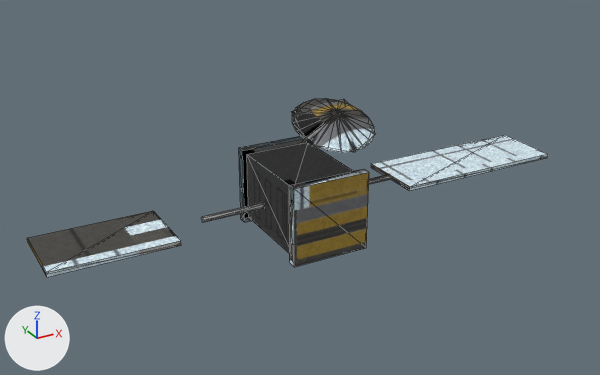
What one commit did to the glTF model tools/asset_factory/deliveries/parti1/sd_prop_sat1.glb.
Rendered twice from a 50 mm lens placed at (-0.691, -1.162, 0.554), pointed at (-0.047, 0.009, -0.031). Arrows for +X, +Y and +Z are at lower left; the lights stay in place. The first picture is the older version. Mesh edges are drawn as thin lines. Where no turn or scale is listed for an object, it has been applied to the vertices. Vertices at exactly the same position are counted once.

Names of what the first picture shows: 'LOD0_body', 'LOD1_body'.
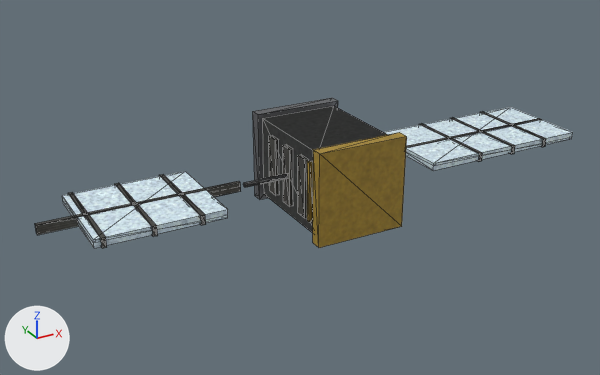
Changed parts and their boxes [x1, y1, x2, y2] in the pictures (600 x 375 px; the box of a moved part takes in the faces that stretch with it):
'LOD0_body', reshaped (16% shorter)
    before: [27, 98, 548, 277]
    after: [35, 98, 573, 248]
'LOD1_body', reshaped
    before: [218, 99, 390, 246]
    after: [73, 101, 546, 233]
part 1 of me_lod0_body, moved or reshaped (not visible afterwards)
    before: [247, 142, 353, 253]
part 2 of me_lod0_body, added
    after: [35, 181, 241, 235]
part 3 of me_lod0_body, added
    after: [406, 118, 540, 147]
part 4 of me_lod0_body, moved or reshaped
    before: [289, 169, 369, 267]
    after: [313, 132, 407, 248]
part 5 of me_lod0_body, added
    after: [384, 107, 573, 171]
part 6 of me_lod0_body, added
    after: [62, 171, 228, 248]
part 7 of me_lod0_body, moved or reshaped
    before: [239, 136, 307, 222]
    after: [253, 98, 338, 199]
part 8 of me_lod0_body, moved or reshaped (not visible afterwards)
    before: [369, 175, 391, 184]
part 9 of me_lod0_body, moved or reshaped
    before: [201, 203, 264, 222]
    after: [243, 174, 287, 187]
part 10 of me_lod0_body, deleted
    before: [292, 98, 374, 152]
part 11 of me_lod0_body, deleted
    before: [371, 135, 548, 191]
part 12 of me_lod0_body, deleted
    before: [27, 211, 181, 277]
part 13 of me_lod0_body, added
    after: [269, 135, 312, 222]
part 14 of me_lod0_body, added
    after: [68, 174, 206, 248]
part 15 of me_lod0_body, added
    after: [419, 112, 546, 162]
part 16 of me_lod1_body, moved or reshaped (not visible before)
    after: [263, 106, 388, 233]
part 17 of me_lod1_body, deleted
    before: [218, 99, 390, 246]
part 18 of me_lod1_body, added
    after: [73, 101, 546, 230]

The change, as a diff of the scene's bpy script:
```diff
--- a/tools/asset_factory/deliveries/parti1/sd_prop_sat1.glb.py
+++ b/tools/asset_factory/deliveries/parti1/sd_prop_sat1.glb.py
@@ me_lod0_body @@
-me_lod0_body.from_pydata(...)  # 120 vertices, 180 faces; spans x -0.5..0.5, y -0.138..0.138, z -0.134..0.134
+me_lod0_body.from_pydata(...)  # 200 vertices, 244 faces; spans x -0.5..0.5, y -0.119..0.119, z -0.082..0.082
+# me_lod0_body part 1: the loose piece of 8 vertices spanning x -0.096..0.032, y -0.058..0.121, z -0.125..0.002 is scaled about its middle by (1.15, 1.1, 1.15), then moved by (0.032, -0.032, 0.062)
+# me_lod0_body part 2: a new loose piece, a box spanning x -0.5..-0.1667, y -0.0035..0.0035, z -0.0081..0.0081, in mat_mat_body
+# me_lod0_body part 3: the loose piece of 8 vertices spanning x -0.096..0.032, y -0.058..0.121, z -0.125..0.002 is copied, and the copy is scaled about its middle by (2.61, 0.0393, 0.126), then moved by (0.365, -0.032, 0.062); it spans x 0.167..0.5, y -0.004..0.004, z -0.008..0.008
+# me_lod0_body part 4: the loose piece of 8 vertices spanning x -0.104..0.04, y -0.075..-0.058, z -0.134..0.011 is scaled about its middle by (1.14, 1.24, 1.14), then moved by (0.032, -0.043, 0.062)
+# me_lod0_body part 5: a new loose piece, a box spanning x 0.167..0.5, y -0.088..0.088, z -0.007..0.007, in mat_mat_body
+# me_lod0_body part 6: a new loose piece, a box spanning x -0.439..-0.228, y -0.088..0.088, z -0.007..0.007, in mat_mat_body
+# me_lod0_body part 7: the loose piece of 8 vertices spanning x -0.104..0.04, y 0.121..0.138, z -0.134..0.011 is scaled about its middle by (1.14, 1.24, 1.14), then moved by (0.032, -0.021, 0.062)
+# me_lod0_body part 8: the loose piece of 16 vertices spanning x 0.045..0.16, y 0.027..0.037, z -0.067..-0.056 is scaled about its middle by 0.825, then moved by (0.008, -0.032, 0.062)
+# me_lod0_body part 9: the loose piece of 16 vertices spanning x -0.223..-0.109, y 0.027..0.037, z -0.067..-0.056 is scaled about its middle by 0.825, then moved by (0.055, -0.032, 0.062)
+# me_lod0_body part 10: the loose piece of 40 vertices spanning x -0.1..0.036, y -0.138..-0.012, z 0.083..0.134 is deleted
+# me_lod0_body part 11: the loose piece of 8 vertices spanning x 0.16..0.5, y -0.032..0.095, z -0.066..-0.057 is deleted
+# me_lod0_body part 12: the loose piece of 8 vertices spanning x -0.5..-0.287, y -0.032..0.095, z -0.066..-0.057 is deleted
+# me_lod0_body part 13: 64 vertices added at x -0.079..0.079, y -0.081..0.065, z -0.053..0.053
+# me_lod0_body part 14: 24 vertices added at x -0.428..-0.267, y -0.091..0.091, z -0.008..0.008
+# me_lod0_body part 15: 24 vertices added at x 0.267..0.428, y -0.091..0.091, z -0.008..0.008
+# other edits to the shape of me_lod0_body do not show in these pictures
 me_lod0_body.materials.append(mat_mat_body)
@@ me_lod1_body @@
-me_lod1_body.from_pydata(...)  # 52 vertices, 54 faces; spans x -0.5..0.5, y -0.14..0.138, z -0.134..0.131
+me_lod1_body.from_pydata(...)  # 84 vertices, 72 faces; spans x -0.5..0.5, y -0.098..0.098, z -0.082..0.082
+# me_lod1_body part 16: the loose piece of 8 vertices spanning x -0.096..0.032, y -0.058..0.121, z -0.125..0.002 is scaled about its middle by (1.15, 1.1, 1.15), then moved by (0.032, -0.032, 0.062)
+# me_lod1_body part 17: 8 loose pieces with 44 vertices, spanning x -0.5..0.5, y -0.14..0.138, z -0.134..0.131, are deleted
+# me_lod1_body part 18
+# 62 vertices are added at x -0.5..0.5, y -0.098..0.098, z -0.082..0.082
+# 14 new vertices lie (0.0, 0.0, 0.016) away from vertices in x -0.428..0.5, y -0.091..0.091, z -0.008
+# 64 new faces join them
 me_lod1_body.materials.append(mat_mat_body)
```
